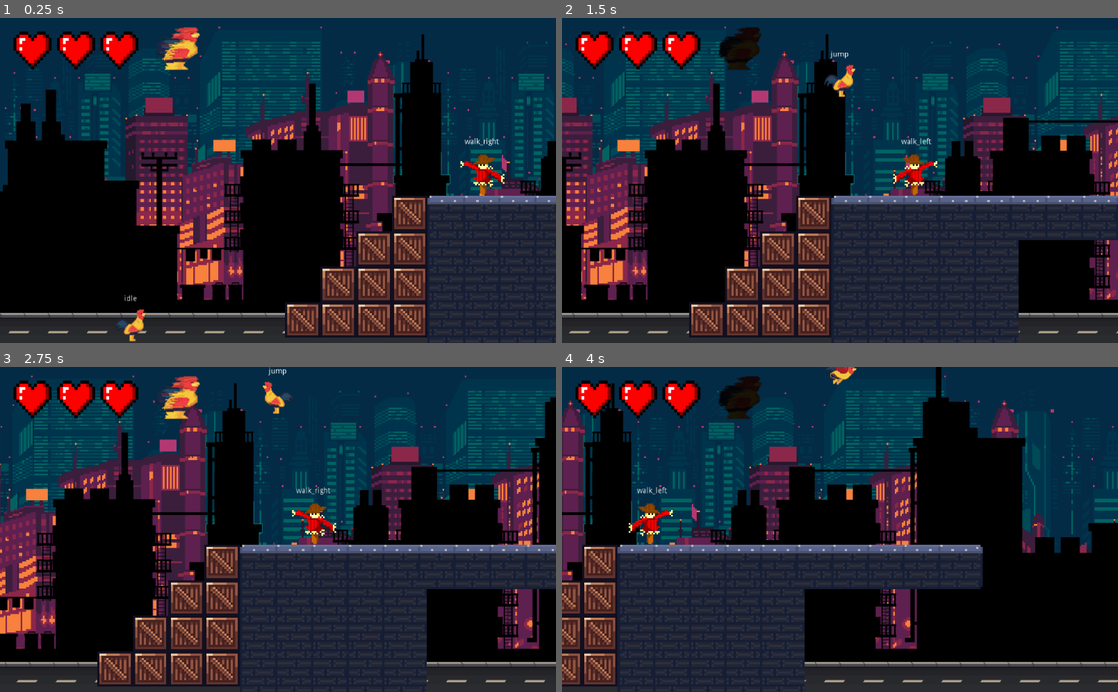
Above: before the commit, frames 1-4 (two rows, left to right).
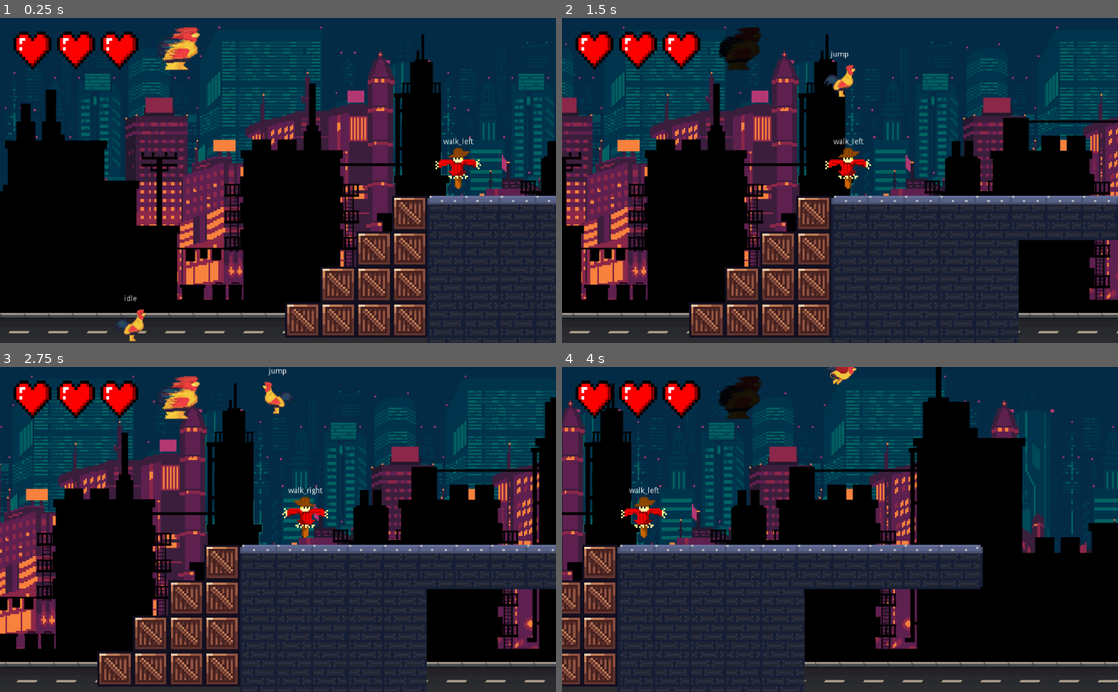
Above: after the commit, the same moments.

Repository: see4pablo/rooster-madness
Game: Godot game, scene res://Game.tscn
Same seed, same stepped clock (60 frames per second), same inputs: the game is played once before the commit and once after it.
Inputs (mouse positions are in pixels of both pictures, inside the frame that each line leads up to):
- Up to frame 1 (0.25 s): no input
- Up to frame 2 (1.5 s): move the mouse to (962, 164) at 0.52 s; press the mouse at (962, 164) at 0.53 s; hold D (move_right) from 0.53 s (still down); tap Space (jump) at 0.77, 0.8, 1.07, 1.35 s; move the mouse to (728, 196) at 1.27 s; release the mouse at (728, 196) at 1.28 s
- Up to frame 3 (2.75 s): tap Space (jump) at 1.52, 1.82, 2.3 s; click (166, 545) at 1.55 s; move the mouse to (333, 458) at 2.02 s; release D (move_right) at 2.03 s; press the mouse at (333, 458) at 2.03 s; hold A (move_left) from 2.03 s (still down)
- Up to frame 4 (4 s): move the mouse to (812, 594) at 2.77 s; release A (move_left) at 2.78 s; release the mouse at (812, 594) at 2.78 s; hold D (move_right) from 2.78 s (still down); click (812, 594) at 2.85 s; tap Space (jump) at 3.02, 3.32 s; move the mouse to (1006, 578) at 3.52 s; hold Space (jump) from 3.53 s (still down)

The runs differ from the first frame. In frame 1, 0.8% of the frame differs, in the area x 78-91%, y 36-55%; in frame 2, 0.9%, in the area x 47-68%, y 36-55%; in frame 3, 0.7%; in frame 4, 0.7%.

Commit message:
More fixes ok

Diff:
--- a/Enemies/EnemyFSM.gd
+++ b/Enemies/EnemyFSM.gd
@@ -48,22 +48,48 @@
 
 func _enter_state(new_state, old_state):
 	match new_state:
+		states.idle:
+			parent.state_info.text = "idle"
+			parent.anim_sprite.play("idle")
 		states.walk_left:
 			parent.state_info.text = "walk_left"
-			if [states.idle, states.walk_right, states.follow_right].has(old_state):
-				parent.velocity.x = Globals.LEFT * parent.move_speed
+			parent.velocity.x = Globals.LEFT * parent.move_speed
 		states.follow_left:
 			parent.state_info.text = "follow_left"
-			if [states.idle, states.walk_right, states.follow_right].has(old_state):
-				parent.velocity.x = Globals.LEFT * parent.move_speed
+			parent.velocity.x = Globals.LEFT * parent.move_speed
 		states.walk_right:
 			parent.state_info.text = "walk_right"
-			if [states.idle, states.walk_left, states.follow_left].has(old_state):
-				parent.velocity.x = Globals.RIGHT * parent.move_speed
+			parent.velocity.x = Globals.RIGHT * parent.move_speed
 		states.follow_right:
 			parent.state_info.text = "follow_right"
-			if [states.idle, states.walk_left, states.follow_left].has(old_state):
-				parent.velocity.x = Globals.RIGHT * parent.move_speed
+			parent.velocity.x = Globals.RIGHT * parent.move_speed
+		states.damaged:
+			parent.state_info.text = "damaged"
+			parent.anim_sprite.play("getHit")
+		states.dead:
+			parent.state_info.text = "dead"
+			parent.anim_sprite.play("die")
+			parent._on_dead()
 
 func _exit_state(old_state, new_state):
 	pass
+
+
+func _receive_hit():
+
+	if(parent._is_dead()):
+		set_state(states.dead)
+		parent.dead_timer.start()
+		return true
+	else:
+		set_state(states.damaged)
+		return false
+
+func _on_hit_checker_body_entered(body):
+
+	if state != states.damaged and \
+		body.is_class("KinematicBody2D") and body.has_method("get_attacked"):
+		body.get_attacked(parent)
+
+func _on_Receive_hit_timeout():
+	set_state(states.idle)
--- a/Enemies/enemy.gd
+++ b/Enemies/enemy.gd
@@ -24,6 +24,8 @@
 onready var anim_sprite = $Body/AnimatedSprite
 onready var state_info = $Enemy_UI/State_Info
 onready var enemyFSM = $StateMachine
+onready var damage_cooldown = $Receive_hit
+onready var dead_timer = $Timer
 
 # Called when the node enters the scene tree for the first time.
 func _ready():
@@ -42,51 +44,42 @@
 
 	if(velocity.x > 0 and facing_right == false):
 		facing_right = true
-		$Body.scale.x = 1
+		$Body.scale.x = -1
 	elif(velocity.x < 0 and facing_right == true):
 		facing_right = false
-		$Body.scale.x = -1
+		$Body.scale.x = 1
 
 
 func _jump():
 	jumping = true
 	var direction = -1
 	if facing_right: direction = 1
-	velocity.x = move_speed*(direction*-1)*50
-	velocity.y = gravity*(-1)*60
-	velocity = move_and_slide(velocity)
+	velocity.x = move_speed*(direction*-1)
+	velocity.y = move_speed*(-1)
 
 
-func _get_hit(damage):
-	if getting_hit:
-		return false
-	$Receive_hit.start(0.5)
+func receive_hit(damage):
+
 	life -= damage
-	getting_hit = true
-	idle = false
-	if life <= 0:
-		$AnimatedSprite.play("die")
-		move_speed = 0
-		set_collision_layer_bit(5, false)
-		set_collision_mask_bit(0, false)
-		$hit_checker.set_collision_layer_bit(5, false)
-		$hit_checker.set_collision_mask_bit(0, false)
-		$Timer.start()
-		return true
-	else:
-		_jump()
-		anim_sprite.play("getHit")
-		return false
+	$Receive_hit.start(2)
+	_jump()
+
+
+	return enemyFSM._receive_hit()
+
+func _is_dead():
+	return life <= 0
+
+func _on_dead():
+
+	set_collision_layer_bit(5, false)
+	set_collision_mask_bit(0, false)
+	$hit_checker.set_collision_layer_bit(5, false)
+	$hit_checker.set_collision_mask_bit(0, false)
 
 
 func _on_hit_checker_body_entered(body):
-	if jumping:
-		return
-	if body.is_class("KinematicBody2D") and body.has_method("get_attacked"):
-		body.get_attacked(self)
-
-	elif body.is_class("StaticBody2D"):
-		_get_hit(100)
+	enemyFSM._on_hit_checker_body_entered(body)
 
 
 func _on_Timer_timeout():
@@ -94,4 +87,4 @@
 
 
 func _on_Receive_hit_timeout():
-	enemyFSM.set_state(enemyFSM.states.idle)
+	enemyFSM._on_Receive_hit_timeout()
--- a/Enemies/enemy.tscn
+++ b/Enemies/enemy.tscn
@@ -63,7 +63,6 @@
 scale = Vector2( 3, 3 )
 frames = SubResource( 7 )
 animation = "idle"
-frame = 1
 playing = true
 
 [node name="CollisionShape2D" type="CollisionShape2D" parent="."]
--- a/Player/Player.gd
+++ b/Player/Player.gd
@@ -97,10 +97,17 @@
 	user_gui.dash_on_cooldown()
 
 #return if is death or not
-func _receive_hit():
+func _receive_hit(enemy):
 	lives -= 1
 	user_gui.update_lives(lives)
 	damage_cooldown.start(1)
+
+	#bounce to the left
+	if(enemy.position.x < global_position.x):
+		velocity = Vector2(-1,1).normalized() * bounce_speed
+	#bounce to the right
+	else:
+		velocity = Vector2(1,1).normalized() * bounce_speed
 
 func _had_killed():
 	dash_cooldown.stop()
--- a/Player/PlayerFSM.gd
+++ b/Player/PlayerFSM.gd
@@ -130,27 +130,17 @@
 
 func get_attacked(enemy):
 	if state == states.dash:
-		var killed = enemy.get_hit(Globals.PLAYER_DASH_DAMAGE)
+		var killed = enemy.receive_hit(Globals.PLAYER_DASH_DAMAGE)
 		if killed:
 			parent._had_killed()
 		#vertical jump now
 		set_state(states.idle)
 		parent.velocity.y += parent.max_jump_velocity
 
-
-
 	elif state != states.damaged:
 
 		set_state(states.damaged)
-		parent._receive_hit()
-
-		#bounce to the left
-		if(enemy.position.x < parent.position.x):
-			parent.velocity = Vector2(-1,1).normalized() * parent.bounce_speed
-		#bounce to the right
-		else:
-			parent.velocity = Vector2(1,1).normalized() * parent.bounce_speed
-
+		parent._receive_hit(enemy)
 
 		#check death state
 		if(parent._is_dead()):
